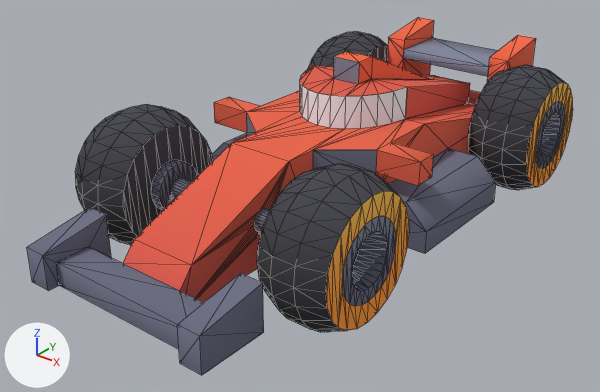
An edit to the glTF model public/models/cars/race.glb, drawn before and after from the same camera.
One viewpoint serves both versions: a 50 mm camera at (2.03, -2.75, 1.77) aimed at (-0.04, -0.16, 0.16). The lights are fixed; the arrows at lower left show +X, +Y and +Z. The older version comes first. Mesh edges are drawn as thin lines. Vertices at exactly the same position are counted once.

Objects in the first picture: 'body', 'wheel-back-left', 'wheel-back-right', 'wheel-front-left', 'wheel-front-right'.
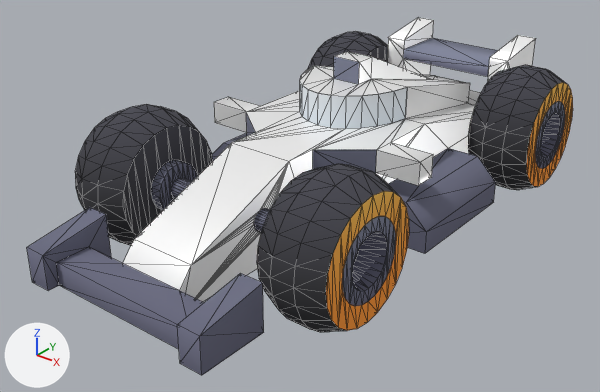
The change in detail:
Material 'paint' (mat_paint) is new.
Its base color is (1.0, 1.0, 1.0) (white #ffffff).
Its metallic is 0.3.
Its roughness is 0.35.
me_body has 363 vertices, 624 faces and spans x -0.6..0.6, y -1.28..1.28, z 0.0..0.63.
me_body is used by ob_body; location (0.0, 0.0, 0.1).
Part 1, on me_body:
62 faces are deleted.
30 new faces join them, mat_colormap.
32 new faces join them, mat_paint (white #ffffff).
me_body part 2: 168 faces spanning x -0.55..0.55, y -1.08..1.28, z 0.0..0.63 switch from mat_colormap to mat_paint (white #ffffff).

Pixel boxes (x1, y1, x2, y2) of what changed, in the pictures (600 x 392 px; the box of a moved part takes in the faces that stretch with it):
part 1 of me_body, moved or reshaped
    both: (300, 20, 508, 129)
part 2 of me_body, recoloured (lighter)
    both: (123, 17, 536, 302)
